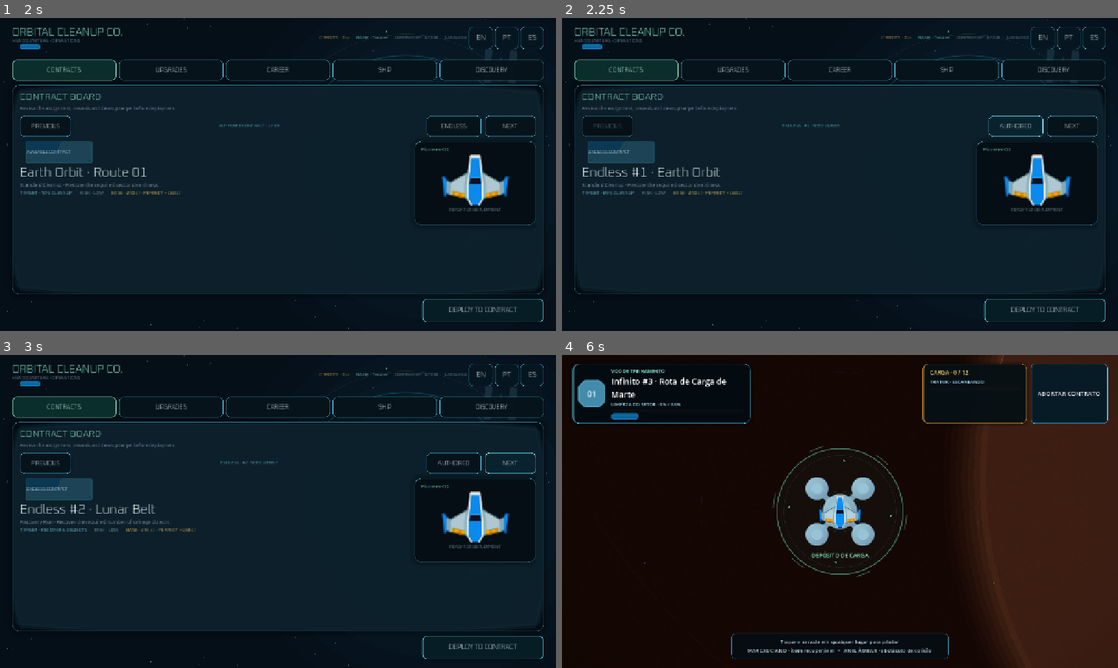
Above: before the commit, frames 1-4 (two rows, left to right).
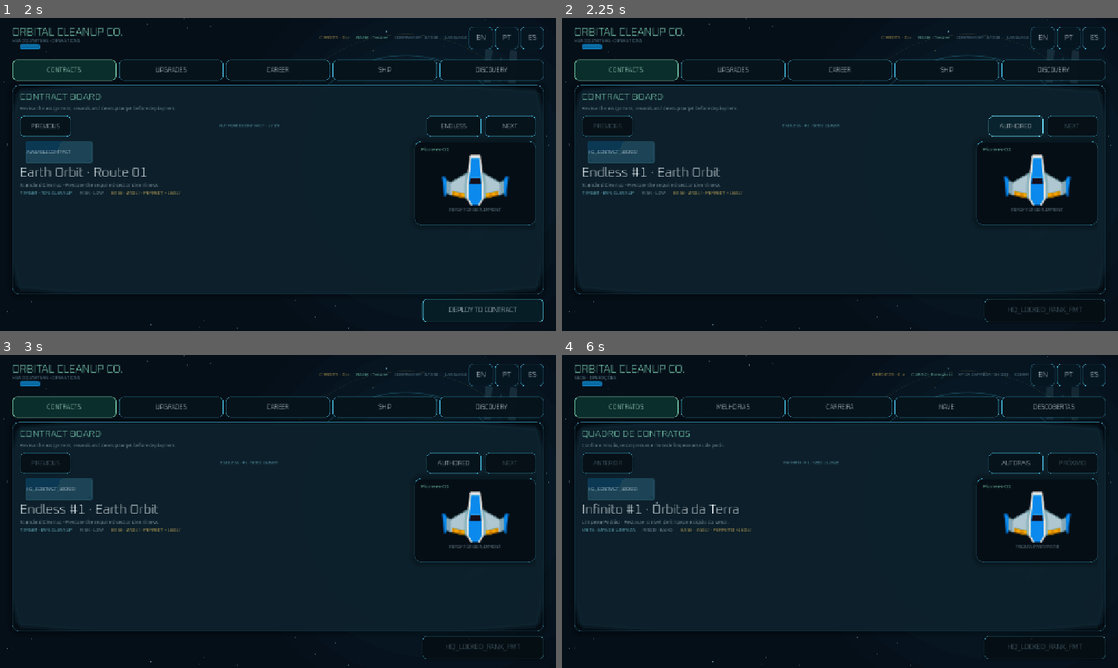
Above: after the commit, the same moments.

Repository: EwertonMendes/Orbital-Cleanup-Co.
Game: Godot game, scene res://src/core/app/app_root.tscn
Same seed, same stepped clock (60 frames per second), same inputs: the game is played once before the commit and once after it.
Inputs (mouse positions are in pixels of both pictures, inside the frame that each line leads up to):
- Up to frame 1 (2 s): click "DEPLOY TO CONTRACT" at 0.5 s; click "ABORT CONTRACT" at 1.25 s
- Up to frame 2 (2.25 s): click "ENDLESS" at 2 s
- Up to frame 3 (3 s): click (511, 464) at 2.75 s, where only the run before the commit has a clickable "NEXT"
- Up to frame 4 (6 s): click (1073, 464) at 3.5 s, where only the run before the commit has a clickable "NEXT"; click "EN" at 4.25 s; click "PT" at 5 s; click (1045, 646) at 5.75 s, where only the run before the commit has a clickable "INICIAR CONTRATO"

Frame 1 is identical in both runs. In frame 2, 0.4% of the frame differs, in the area x 4-98%, y 31-98%; in frame 3, 1.0%; in frame 4, 75%, in the area x 0-100%, y 0-100%.
Error after the commit: Assertion failed: Headquarters requires active-contract access feedback. (res://src/ui/screens/operations/operations_screen.gd:148)

Commit message:
feat: surface career locks and next unlock in headquarters

Diff:
--- a/src/ui/screens/operations/operations_screen.gd
+++ b/src/ui/screens/operations/operations_screen.gd
@@ -49,6 +49,12 @@
 @onready var contract_target: Label = %ContractTarget
 @onready var contract_risk: Label = %ContractRisk
 @onready var contract_payout: Label = %ContractPayout
+@onready var contract_requirement: Label = %ContractRequirement
+@onready var next_unlock_panel: VBoxContainer = %NextUnlockPanel
+@onready var next_unlock_title: Label = %NextUnlockTitle
+@onready var next_unlock_label: Label = %NextUnlockLabel
+@onready var next_unlock_progress: ProgressBar = %NextUnlockProgress
+@onready var next_unlock_progress_label: Label = %NextUnlockProgressLabel
 @onready var last_result: Label = %LastResult
 @onready var ship_stats: Label = %ShipStats
 @onready var ship_preview: TextureRect = %ShipPreview
@@ -102,7 +108,8 @@
 	_endless_generator.configure(_registry)
 	_sector_ids = _registry.list_sector_ids()
 	assert(not _sector_ids.is_empty(), "Headquarters requires at least one authored sector.")
-	var preferred_index := _sector_ids.find(DEFAULT_SECTOR_ID)
+	var requested_sector := String(context.get("debug_hq_sector_id", DEFAULT_SECTOR_ID))
+	var preferred_index := _sector_ids.find(requested_sector)
 	_selected_sector_index = preferred_index if preferred_index >= 0 else 0
 	_load_selected_sector()
 
@@ -138,6 +145,8 @@
 	assert(primary_action != null, "Headquarters requires PrimaryAction.")
 	assert(contract_selector != null, "Headquarters requires responsive ContractSelector.")
 	assert(previous_contract != null and endless_contract != null and next_contract != null and contract_position != null, "Headquarters requires contract navigation.")
+	assert(contract_requirement != null, "Headquarters requires active-contract access feedback.")
+	assert(next_unlock_panel != null and next_unlock_label != null and next_unlock_progress != null, "Headquarters requires next career unlock feedback.")
 	assert(upgrade_grid != null, "Headquarters requires UpgradeGrid.")
 	assert(career_list != null, "Headquarters requires CareerList.")
 	assert(ship_preview != null and contract_ship_art != null, "Headquarters requires cosmetic ship previews.")
@@ -203,6 +212,15 @@
 	safe_area.add_theme_constant_override("margin_bottom", vertical_margin)
 
 func _deploy_training() -> void:
+	var access := _active_contract_access()
+	if not bool(access.get("unlocked", false)):
+		if _platform != null:
+			_platform.track_event("locked_contract_attempted", {
+				"type": String(access.get("type", "")),
+				"required_rank": String(access.get("rank_id", "")),
+			})
+		return
+
 	var scene := load(FLIGHT_SCREEN_PATH) as PackedScene
 	assert(scene != null, "Training flight screen must be loadable.")
 	var flight_context := _context.duplicate(true)
@@ -248,6 +266,38 @@
 	_viewing_endless = true
 	_active_sector_definition = _endless_generator.create_sector_definition(_endless_number)
 	_sector_plan = _generator.generate_definition(_active_sector_definition)
+
+func _active_contract_access() -> Dictionary:
+	if _viewing_endless:
+		return _progression.get_endless_access()
+	return _progression.get_sector_access(String(_sector_ids[_selected_sector_index]))
+
+func _refresh_next_unlock() -> void:
+	var unlock := _progression.get_next_content_unlock()
+	next_unlock_panel.visible = not unlock.is_empty()
+	if unlock.is_empty():
+		return
+
+	var current_xp := int(unlock["current_xp"])
+	var required_xp := int(unlock["min_xp"])
+	var remaining := int(unlock["xp_remaining"])
+	var rank_requirement := _progression.get_rank_requirement(String(unlock["rank_id"]))
+
+	next_unlock_title.text = tr("HQ_NEXT_UNLOCK")
+	next_unlock_label.text = tr("HQ_NEXT_UNLOCK_FMT") % [
+		tr(String(unlock["content_display_name_key"])),
+		tr(String(rank_requirement["display_name_key"])),
+	]
+	next_unlock_progress.value = 100.0 if required_xp <= 0 else clampf(
+		float(current_xp) / float(required_xp) * 100.0,
+		0.0,
+		100.0
+	)
+	next_unlock_progress_label.text = tr("HQ_NEXT_UNLOCK_XP_FMT") % [
+		current_xp,
+		required_xp,
+		remaining,
+	]
 
 func _completed_contract_total() -> int:
 	var snapshot := _progression.get_snapshot()
@@ -304,6 +354,7 @@
 	_refresh_header()
 	_refresh_tabs()
 	_refresh_contracts()
+	_refresh_next_unlock()
 	_refresh_upgrades()
 	_refresh_career()
 	_refresh_ship()
@@ -331,6 +382,8 @@
 
 func _refresh_contracts() -> void:
 	var sector := _sector_plan["sector"] as Dictionary
+	var access := _active_contract_access()
+	var unlocked := bool(access["unlocked"])
 	var contract_ref := sector["contract"] as Dictionary
 	var contract := _registry.get_contract(String(contract_ref["type"]))
 	var params := _sector_plan["parameters"] as Dictionary
@@ -343,17 +396,17 @@
 	previous_contract.text = tr("HQ_CONTRACT_PREVIOUS")
 	next_contract.text = tr("HQ_CONTRACT_NEXT")
 	if _viewing_endless:
-		contract_state.text = tr("HQ_ENDLESS_AVAILABLE")
+		contract_state.text = tr("HQ_ENDLESS_AVAILABLE") if unlocked else tr("HQ_CONTRACT_LOCKED")
 		contract_position.text = tr("HQ_ENDLESS_INDEX_FMT") % [_endless_number, int(sector["seed"])]
 		endless_contract.text = tr("HQ_AUTHORED_CONTRACTS")
-		previous_contract.disabled = _endless_number <= 1
-		next_contract.disabled = false
+		previous_contract.disabled = not unlocked or _endless_number <= 1
+		next_contract.disabled = not unlocked
 		contract_title.text = tr("SECTOR_ENDLESS_CONTRACT_FMT") % [
 			_endless_number,
 			tr(String((_sector_plan["biome"] as Dictionary)["display_name_key"])),
 		]
 	else:
-		contract_state.text = tr("HQ_CONTRACT_AVAILABLE")
+		contract_state.text = tr("HQ_CONTRACT_AVAILABLE") if unlocked else tr("HQ_CONTRACT_LOCKED")
 		contract_position.text = tr("HQ_CONTRACT_INDEX_FMT") % [_selected_sector_index + 1, _sector_ids.size()]
 		endless_contract.text = tr("HQ_ENDLESS_CONTRACTS")
 		previous_contract.disabled = _sector_ids.size() <= 1
@@ -368,7 +421,18 @@
 	contract_payout.text = tr("HQ_CONTRACT_PAY_FMT") % [base_pay, perfect_bonus]
 	%ContractShipName.text = tr("OPS_SHIP_NAME")
 	%ContractShipStatus.text = tr("HQ_SHIP_READY")
-	primary_action.text = tr("HQ_DEPLOY")
+	var requirement := _progression.get_rank_requirement(String(access["rank_id"]))
+	primary_action.disabled = not unlocked
+	primary_action.text = tr("HQ_DEPLOY") if unlocked else tr("HQ_LOCKED_RANK_FMT") % tr(String(requirement["display_name_key"]))
+	contract_requirement.visible = not unlocked
+	contract_requirement.text = tr("HQ_CONTRACT_LOCK_REQUIREMENT_FMT") % [
+		tr(String(requirement["display_name_key"])),
+		int(access["min_xp"]),
+	]
+	contract_state.add_theme_color_override(
+		"font_color",
+		Color("#79e6c4") if unlocked else Color("#ffc857")
+	)
 
 	var result := _progression.get_last_contract_result()
 	last_result.visible = not result.is_empty()
